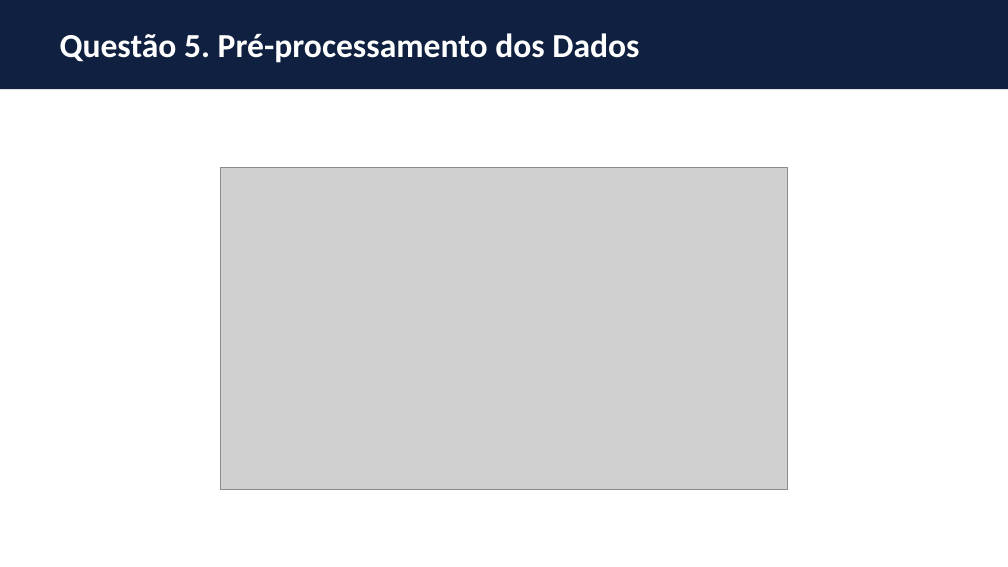
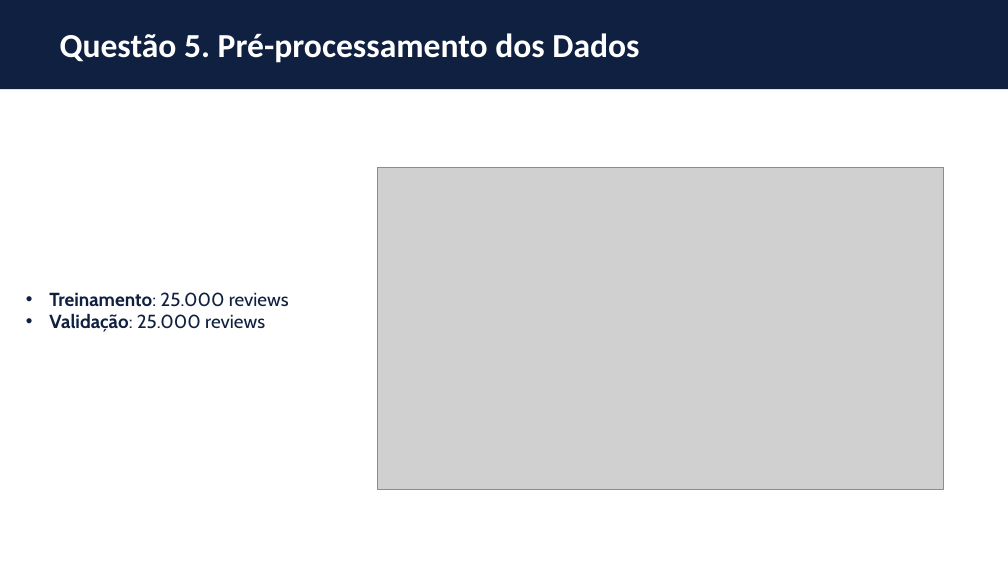
Before and after one commit to thiagoneye/master-deep_learning, a slide deck: slide 28 of DeepLearning/docs/ExerciseList/[DL] Lista de Exercícios - 2025.2 (PPGI).pptx (slide 26 before the commit). Drawn at 1008x567 pixels with LibreOffice and Linux fonts; fonts in the diff are those of the drawing; grey boxes stand for pictures. Boxes give left, top, right and bottom in pixels: in the first picture for what was removed or moved away, otherwise in the second. Text is boxed around its words. In the diff, an @@ line names an element or a change of style, - is before the commit and + after.

```diff
--- a/DeepLearning/docs/ExerciseList/[DL] Lista de Exercícios - 2025.2 (PPGI).pptx
+++ b/DeepLearning/docs/ExerciseList/[DL] Lista de Exercícios - 2025.2 (PPGI).pptx
@@ picture: place and size @@
-picture at (221,167,788,488)
+picture at (377,167,944,488)
@@ text added at (49,292,289,332), 18 pt, text #0F2040 @@
+• Treinamento: 25.000 reviews
+• Validação: 25.000 reviews
```
Also in this commit, not shown: 7 other slides changed, 2 slides added, 16 other files.
